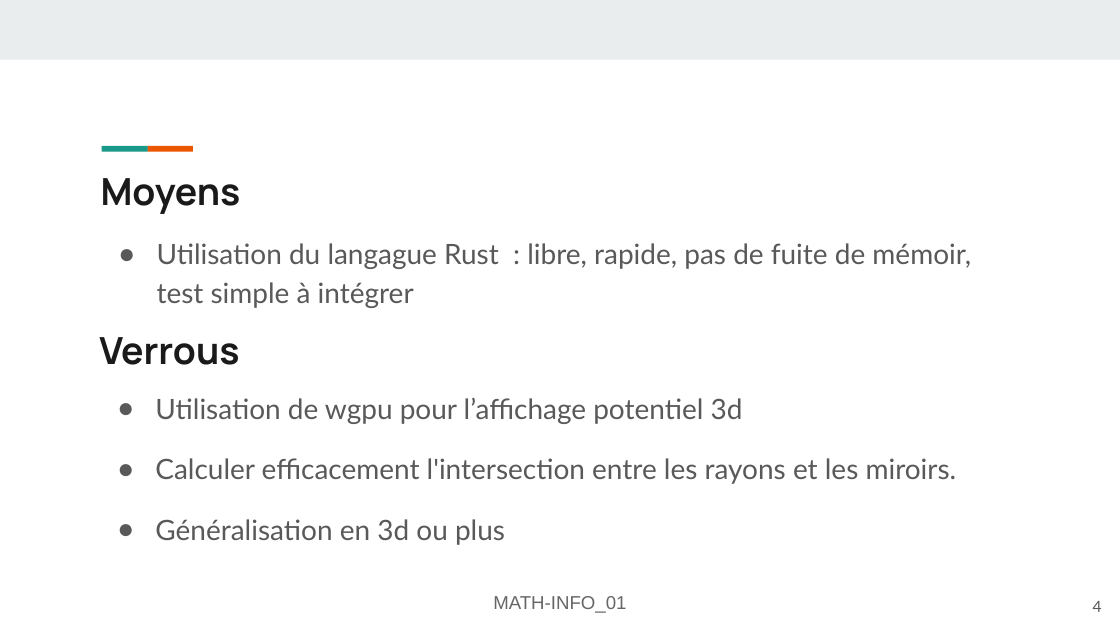
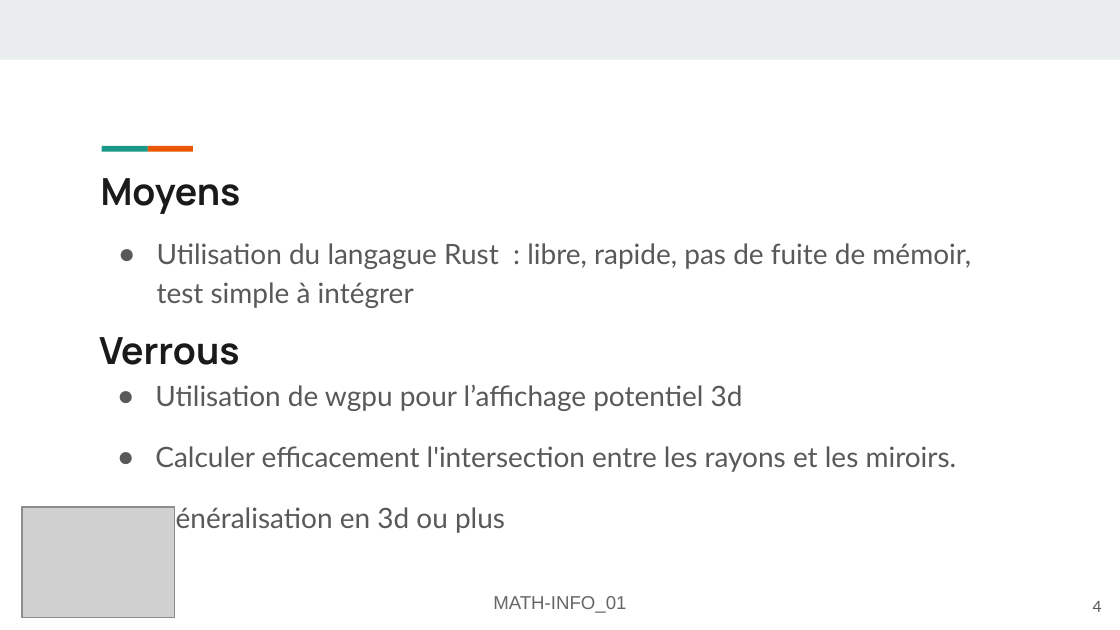
Before and after one commit to FlashOnFire/MirrorVerse, a slide deck: slide 4 of project_managment/presentation1.odp. Drawn at 1120x630 pixels with LibreOffice and Linux fonts; fonts in the diff are those of the drawing; grey boxes stand for pictures. Boxes give left, top, right and bottom in pixels: in the first picture for what was removed or moved away, otherwise in the second. Text is boxed around its words. In the diff, an @@ line names an element or a change of style, - is before the commit and + after.

```diff
--- a/project_managment/presentation1.odp
+++ b/project_managment/presentation1.odp
@@ text "Utilisation de wgpu pour l’affichage ...": place and size @@
-text "Utilisation de wgpu pour l’affichage ..." at (155, 398, 957, 545)
+text "Utilisation de wgpu pour l’affichage ..." at (155, 385, 957, 534)
@@ picture added at (22, 507, 175, 617) @@
```
Also in this commit, not shown: 5 other slides changed, 4 other files.
